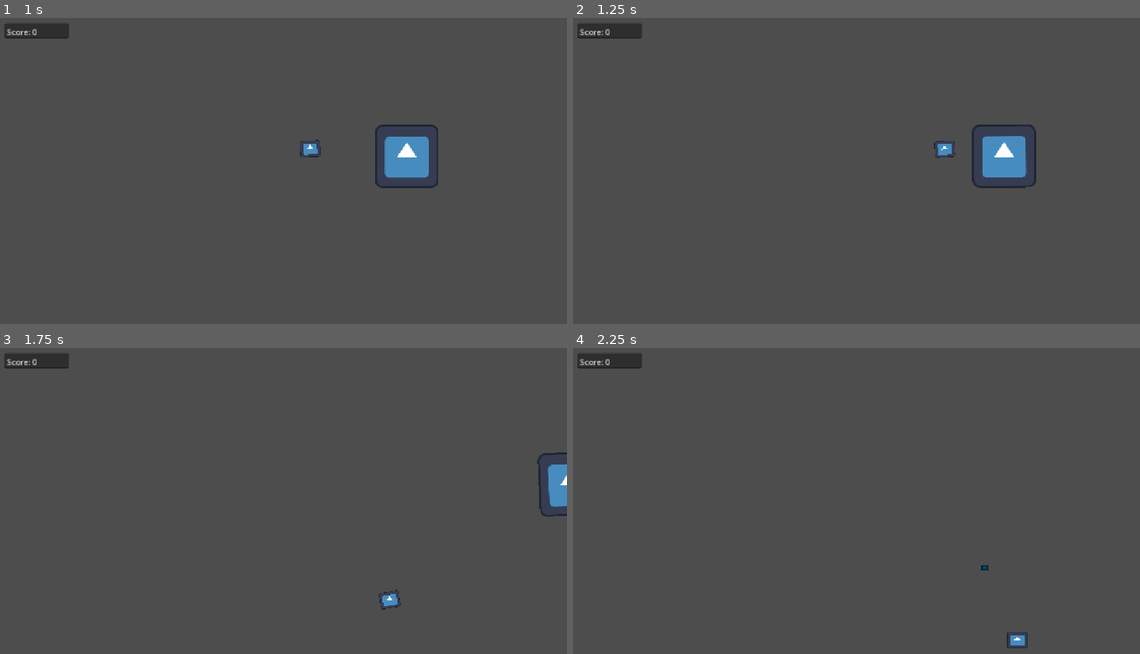
Above: before the commit, frames 1-4 (two rows, left to right).
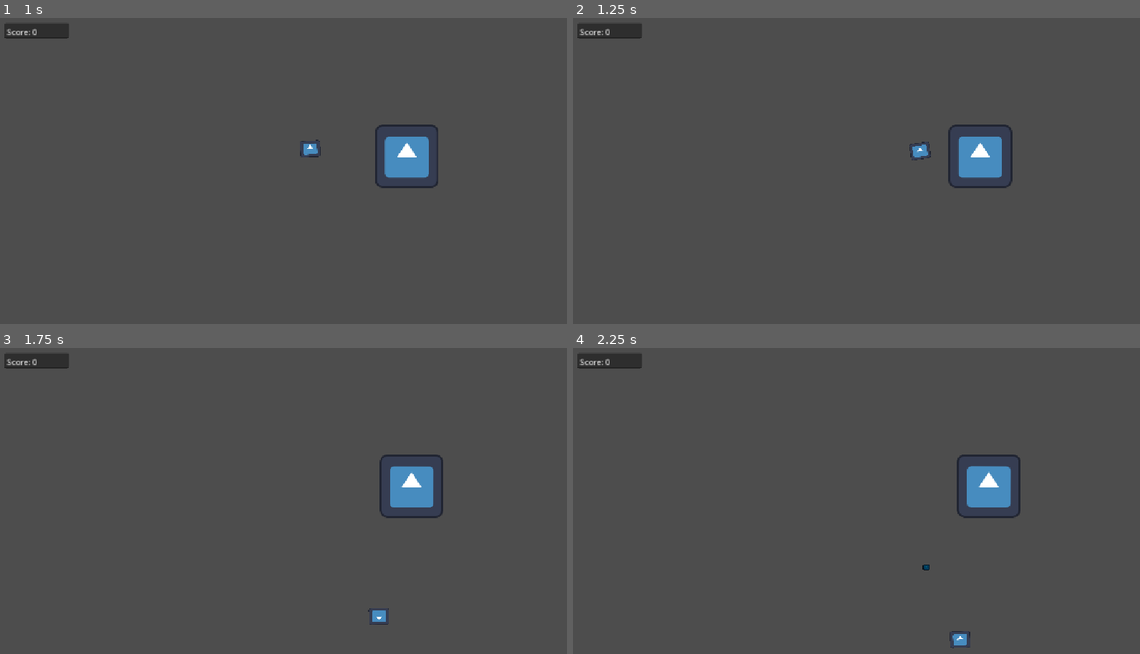
Above: after the commit, the same moments.

Repository: santiagocastellanos-ARISEN/Asteroids
Game: Godot game, scene res://Main_Scene.tscn
Two runs of this game, one before a commit and one after it. Both use one fixed random seed, a clock stepped at 60 frames per second and the inputs below. The engine's default icon, where the game draws it, is replaced by a stand-in: a white triangle on a blue panel in a dark square.
Inputs (mouse positions are in pixels of both pictures, inside the frame that each line leads up to):
- Up to frame 1 (1 s): tap Enter at 0.5 s; move the mouse to (408, 155) at 0.52 s; hold D (Right) from 0.53 s (still down); click (408, 155) at 0.6 s
- Up to frame 2 (1.25 s): keep holding D (Right)
- Up to frame 3 (1.75 s): move the mouse to (164, 519) at 1.27 s; release D (Right) at 1.28 s; hold S (Down) from 1.28 s (still down); click (164, 519) at 1.35 s
- Up to frame 4 (2.25 s): move the mouse to (913, 433) at 2.02 s; release S (Down) at 2.03 s; hold D (Right) from 2.03 s (still down); click (913, 433) at 2.1 s

Frame 1 is identical in both runs. In frame 2, 1.7% of the frame differs, in the area x 59-82%, y 34-56%; in frame 3, 2.1%, in the area x 64-100%, y 34-91%; in frame 4, 1.6%.

Commit message:
Update Asteroid.tscn

Diff:
--- a/Asteroid.tscn
+++ b/Asteroid.tscn
@@ -7,6 +7,7 @@
 radius = 82.1523
 
 [node name="Asteroid" type="RigidBody2D" unique_id=2043537414]
+mass = 306.258
 gravity_scale = 0.0
 contact_monitor = true
 max_contacts_reported = 1
